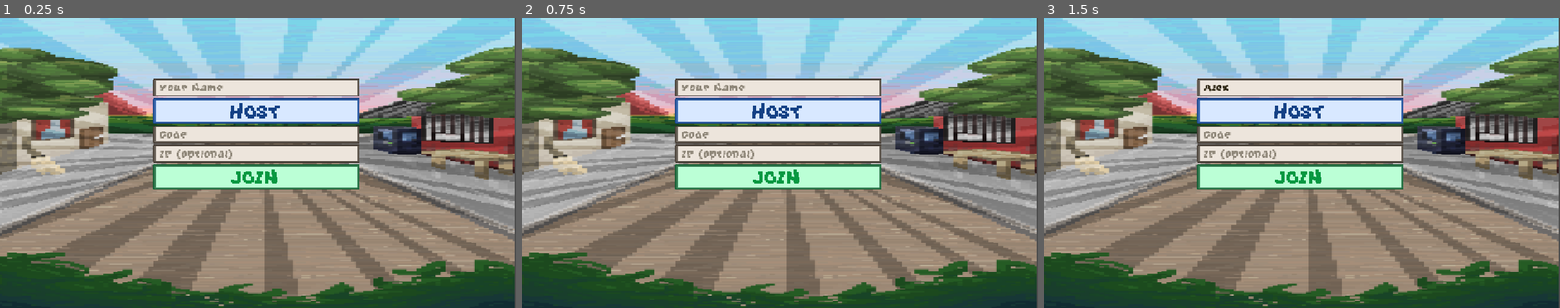
Above: before the commit, frames 1-3 (left to right).
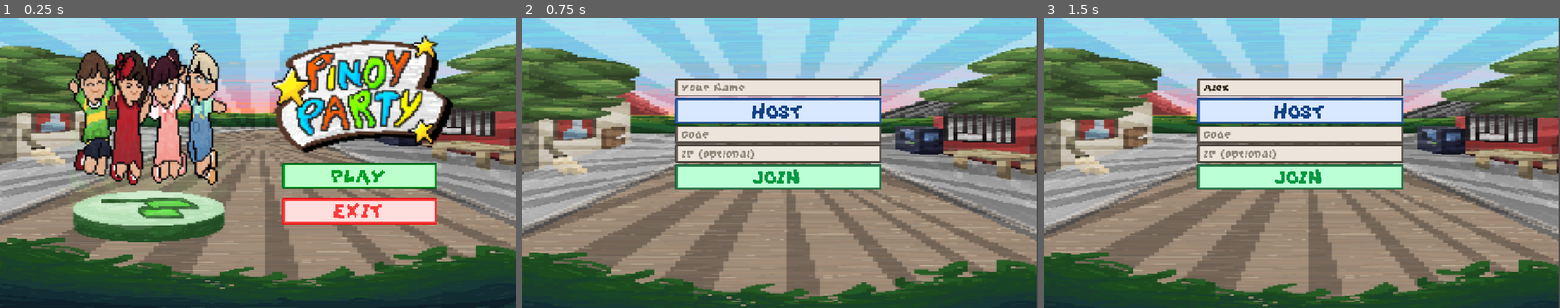
Above: after the commit, the same moments.

Repository: Zephyrdoestech/Pinoy-Party
Game: Godot game, scene res://scenes/ui/MainMenu.tscn
Same seed, same stepped clock (60 frames per second), same inputs: the game is played once before the commit and once after it. Before the commit the project starts from res://scenes/ui/LobbyScreen.tscn.
Inputs (mouse positions are in pixels of both pictures, inside the frame that each line leads up to):
- Up to frame 1 (0.25 s): no input
- Up to frame 2 (0.75 s): click (883, 174) at 0.52 s
- Up to frame 3 (1.5 s): click (1302, 87) at 1.27 s; type "Alex" at 1.35 s

The runs differ from the first frame. In frame 1, 60% of the frame differs, in the area x 0-100%, y 0-100%; in frame 2, nothing differs; in frame 3, nothing differs.

Commit message:
slight fix

Diff:
--- a/pinoy-party/project.godot
+++ b/pinoy-party/project.godot
@@ -15,7 +15,7 @@
 [application]
 
 config/name="PinoyParty"
-run/main_scene="res://scenes/ui/LobbyScreen.tscn"
+run/main_scene="uid://e8f5pc6jmxlh"
 config/features=PackedStringArray("4.6", "Forward Plus")
 config/icon="res://icon.svg"
 <<<<<<<Updatedupstreamrun/main_scene="res://scenes/ui/LobbyScreen.tscn"
--- a/pinoy-party/scripts/constants.gd
+++ b/pinoy-party/scripts/constants.gd
@@ -13,7 +13,7 @@
 const DICE_ROLL_TICKS   := 15
 
 # Mini-game IDs — matches folder names under scenes/minigames/
-const MINIGAMES := ["LangitLupa"]
+const MINIGAMES := ["LangitLupa", "LuksongBaka", "SackRace"]
 
 # Trivia
 const TRIVIA_QUESTIONS_PATH := "res://data/trivia_questions.json"
Not shown: 2 places in pinoy-party/scenes/Game.tscn that only renumber resources
